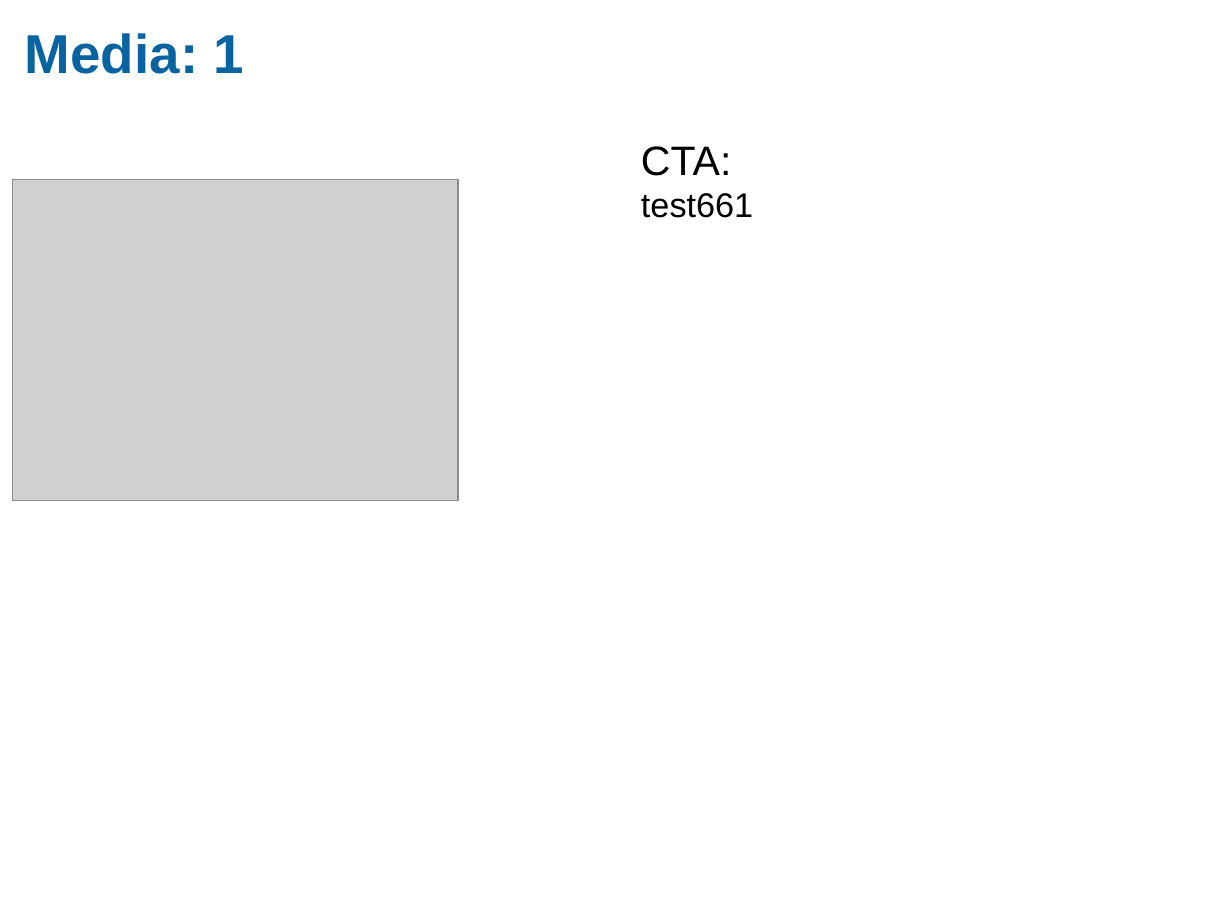
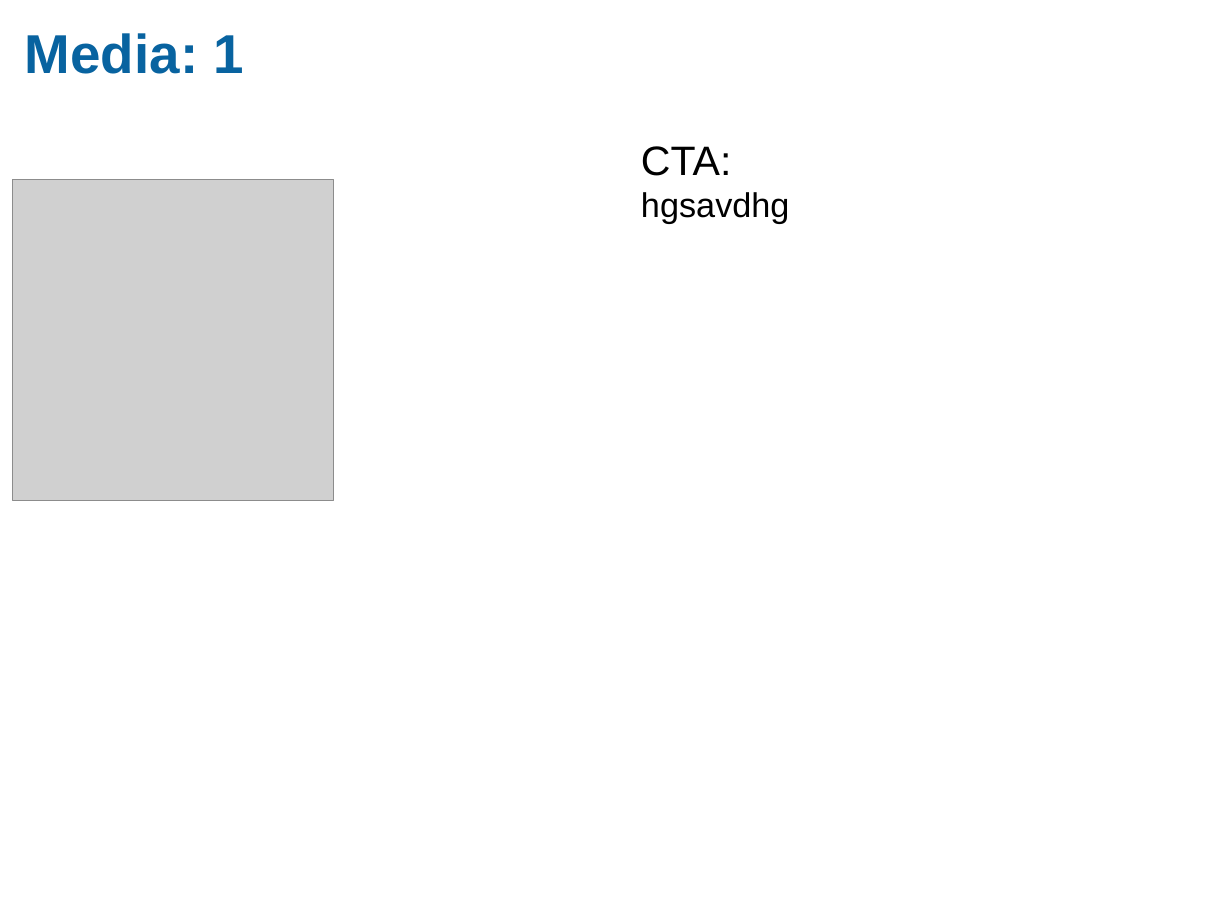
Before and after one commit to praveenkumar-m18/spider-event-calendar, a slide deck: slide 5 of calendar.pptx. Drawn at 1232x924 pixels with LibreOffice and Linux fonts; fonts in the diff are those of the drawing; grey boxes stand for pictures; background and template pictures are left out. Boxes give left, top, right and bottom in pixels: in the first picture for what was removed or moved away, otherwise in the second. Text is boxed around its words. In the diff, an @@ line names an element or a change of style, - is before the commit and + after.

```diff
--- a/calendar.pptx
+++ b/calendar.pptx
@@ text at (641,146,790,224): text changed @@
-CTA:
-test661
+CTA:
+hgsavdhg
@@ picture: place and size @@
-picture at (12,180,457,500)
+picture at (12,180,333,500)
```
Also in this commit, not shown: 5 other slides changed, 6 other files.
